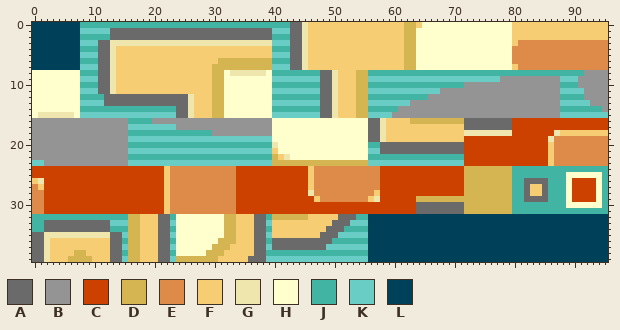
One commit to this sprite sheet: graphics/bag/menu.png. The picture above is the old version.
The file is 96x40 pixels.
Palette (. is transparent): A #6a6a6a  B #949494  C #cd4100  D #d5b452  E #de8b4a  F #f6cd73  G #eee6ac  H #ffffcd  J #41b4a4  K #6acdc5  L #00415a
Pixels before (only the part around the change), first column x 0:
 0 LLLLLLLLJJJJJJJJJJJJJJJJJJJJJJJJJJJJJJJJJJJAAGFFFFFFFFFFFFFFFFDDFHHHHHHHHHHHHHHHFFFFFFFFFFFFFFFF
 1 LLLLLLLLKKKKKAAAAAAAAAAAAAAAAAAAAAAAAAAAKKKAAGFFFFFFFFFFFFFFFFDDHHHHHHHHHHHHHHHHFFFFFFFFFFFFFFFF
 2 LLLLLLLLJJJJJAAAAAAAAAAAAAAAAAAAAAAAAAAAJJJAAGFFFFFFFFFFFFFFFFDDHHHHHHHHHHHHHHHHFFFFFFFFFFFFFFFF
 3 LLLLLLLLKKKAAGGGGGGGGGGGGGGGGGGGGGGGGGGGKKKAAGFFFFFFFFFFFFFFFFDDHHHHHHHHHHHHHHHHFEEEEEEEEEEEEEEE
 4 LLLLLLLLJJJAAGFFFFFFFFFFFFFFFFFFFFFFFFFFJJJAAGFFFFFFFFFFFFFFFFDDHHHHHHHHHHHHHHHHEEEEEEEEEEEEEEEE
 5 LLLLLLLLKKKAAGFFFFFFFFFFFFFFFFFFFFFFFFFFKKKAAGFFFFFFFFFFFFFFFFDDHHHHHHHHHHHHHHHHEEEEEEEEEEEEEEEE
 6 LLLLLLLLJJJAAGFFFFFFFFFFFFFFFFFDDDDDDDDDJJJAAGFFFFFFFFFFFFFFFFDDHHHHHHHHHHHHHHHHEEEEEEEEEEEEEEEE
 7 LLLLLLLLKKKAAGFFFFFFFFFFFFFFFFDDDDDDDDDDKKKAAGFFFFFFFFFFFFFFFFDDHHHHHHHHHHHHHHHHFEEEEEEEEEEEEEEE
 8 HHHHHHHHJJJAAGFFFFFFFFFFFFFFFFDDHGGGGGGHJJJJJJJJAAGFFFDDJJJJJJJJJJJJJJJJJJJJJJJJJJJJJJJJJJJJBBBB
 9 HHHHHHHHKKKAAGFFFFFFFFFFFFFFFFDDHHHHHHHHKKKKKKKKAAGFFFDDKKKKKKKKKKKKKKKKKKKKKKBBBBBBBBBBKKKBBBBB
10 HHHHHHHHJJJAAGFFFFFFFFFFFFFFFFDDHHHHHHHHJJJJJJJJAAGFFFDDJJJJJJJJJJJJJJJJBBBBBBBBBBBBBBBBJJJBBBBB
11 HHHHHHHHKKKAAGFFFFFFFFFFFFFFFFDDHHHHHHHHKKKKKKKKAAGFFFDDKKKKKKKKKKKKBBBBBBBBBBBBBBBBBBBBKKKKBBBB
12 HHHHHHHHJJJJAAAAAAAAAAAAAAGFFFDDHHHHHHHHJJJJJJJJAAGFFFDDJJJJJJJJJJBBBBBBBBBBBBBBBBBBBBBBJJJJBBBB
13 HHHHHHHHKKKKAAAAAAAAAAAAAAGFFFDDHHHHHHHHKKKKKKKKAAGFFFDDKKKKKKKBBBBBBBBBBBBBBBBBBBBBBBBBKKKKKBBB
14 HHHHHHHHJJJJJJJJJJJJJJJJAAGFFFDDHHHHHHHHJJJJJJJJAAGFFFDDJJJJJBBBBBBBBBBBBBBBBBBBBBBBBBBBJJJJJJJB
15 HGGGGGGHKKKKKKKKKKKKKKKKAAGFFFDDHHHHHHHHKKKKKKKKAAGFFFDDKKKKBBBBBBBBBBBBBBBBBBBBBBBBBBBBKKKKKKKK
16 BBBBBBBBBBBBBBBBJJJJBBBBBBBBBBBBBBBBBBBBHHHHHHHHHHHHHHHHAAGFFFFDDDDDDDDDAAAAAAAACCCCCCCCCCCCCCCC
17 BBBBBBBBBBBBBBBBKKKKKKKKBBBBBBBBBBBBBBBBHHHHHHHHHHHHHHHHAAGFFFFFFFFFFFFFAAAAAAAACCCCCCCCCCCCCCCC
18 BBBBBBBBBBBBBBBBJJJJJJJJJJJJJJBBBBBBBBBBHHHHHHHHHHHHHHHHAAGFFFFFFFFFFFFFGGGGGGGGCCCCCCCGFFFFFFFF
19 BBBBBBBBBBBBBBBBKKKKKKKKKKKKKKKKKKKKKKKKHHHHHHHHHHHHHHHHAAGFFFFFFFFFFFFFCCCCCCCCCCCCCCGEEEEEEEEE
20 BBBBBBBBBBBBBBBBJJJJJJJJJJJJJJJJJJJJJJJJGHHHHHHHHHHHHHHHJJAAAAAAAAAAAAAACCCCCCCCCCCCCCFEEEEEEEEE
21 BBBBBBBBBBBBBBBBKKKKKKKKKKKKKKKKKKKKKKKKFHHHHHHHHHHHHHHHKKAAAAAAAAAAAAAACCCCCCCCCCCCCCFEEEEEEEEE
22 BBBBBBBBBBBBBBBBJJJJJJJJJJJJJJJJJJJJJJJJDFGHHHHHHHHHHHHHJJJJJJJJJJJJJJJJCCCCCCCCCCCCCCFEEEEEEEEE
23 KKBBBBBBBBBBBBBBKKKKKKKKKKKKKKKKKKKKKKKKDDDDDDDDDDDDDDDDKKKKKKKKKKKKKKKKCCCCCCCCCCCCCCFEEEEEEEEE
24 CCCCCCCCCCCCCCCCCCCCCCFEEEEEEEEEEECCCCCCCCCCCCFEEEEEEEEEEECCCCCCCCCCCCCCDDDDDDDDJJJJJJJJJJJJJJJJ
25 CCCCCCCCCCCCCCCCCCCCCCFEEEEEEEEEEECCCCCCCCCCCCFEEEEEEEEEEECCCCCCCCCCCCCCDDDDDDDDJJJJJJJJJHHHHHHJ
26 FGCCCCCCCCCCCCCCCCCCCCFEEEEEEEEEEECCCCCCCCCCCCFEEEEEEEEEEECCCCCCCCCCCCCCDDDDDDDDJJAAAAJJJHCCCCHJ
27 EFCCCCCCCCCCCCCCCCCCCCFEEEEEEEEEEECCCCCCCCCCCCFEEEEEEEEEEECCCCCCCCCCCCCCDDDDDDDDJJAFFAJJJHCCCCHJ
28 EECCCCCCCCCCCCCCCCCCCCFEEEEEEEEEEECCCCCCCCCCCCGEEEEEEEEEEFCCCCCCCCCCCCCCDDDDDDDDJJAFFAJJJHCCCCHJ
29 EECCCCCCCCCCCCCCCCCCCCFEEEEEEEEEEECCCCCCCCCCCCCFEEEEEEEEFGCCCCCCDDDDDDDDDDDDDDDDJJAAAAJJJHCCCCHJ
30 EECCCCCCCCCCCCCCCCCCCCFEEEEEEEEEEECCCCCCCCCCCCCCCCCCCCCCCCCCCCCCAAAAAAAADDDDDDDDJJJJJJJJJHHHHHHJ
31 EECCCCCCCCCCCCCCCCCCCCFEEEEEEEEEEECCCCCCCCCCCCCCCCCCCCCCCCCCCCCCAAAAAAAADDDDDDDDJJJJJJJJJJJJJJJJ
32 JJJJJJJJJJJJJJJJDDFFFAAJHHHHHHHHDDFFFAAJDDDDDDFFFFFAAAJJLLLLLLLLLLLLLLLLLLLLLLLLLLLLLLLLLLLLLLLL
33 JJAAAAAAAAAAAKKKDDFFFAAKHHHHHHHHDDFFFAAKFFFFFFFFFFAAAKKKLLLLLLLLLLLLLLLLLLLLLLLLLLLLLLLLLLLLLLLL
34 JJAAAAAAAAAAAJJJDDFFFAAJHHHHHHHHDDFFFAAJFFFFFFFFFAAAJJJJLLLLLLLLLLLLLLLLLLLLLLLLLLLLLLLLLLLLLLLL
35 AAGGGGGGGGGGGAAKDDFFFAAKHHHHHHHHDDFFFAAKFFFFFFFFAAAKKKKKLLLLLLLLLLLLLLLLLLLLLLLLLLLLLLLLLLLLLLLL
36 AAGFFFFFFFFFFAAJDDFFFAAJHHHHHHHDDDFFFAAJAAAAAAAAAAJJJJJJLLLLLLLLLLLLLLLLLLLLLLLLLLLLLLLLLLLLLLLL
37 AAGFFFFFFFFFFAAKDDFFFAAKHHHHHHDDDFFFFAAKAAAAAAAAAKKKKKKKLLLLLLLLLLLLLLLLLLLLLLLLLLLLLLLLLLLLLLLL
38 AAGFFFFDDFFFFAAJDDFFFAAJHHHHHDDDFFFFFAAJJJJJJJJJJJJJJJJJLLLLLLLLLLLLLLLLLLLLLLLLLLLLLLLLLLLLLLLL
39 AAGFFFDDDDFFFAAKDDFFFAAKDDDDDDDFFFFFAAAKKKKKKKKKKKKKKKKKLLLLLLLLLLLLLLLLLLLLLLLLLLLLLLLLLLLLLLLL
Now the later version:
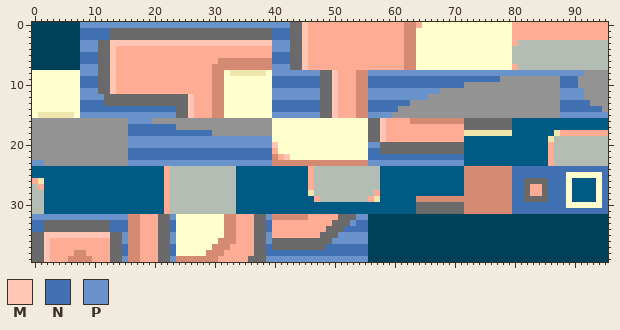
Colours new in this view: M #ffc5b5  N #4271b3  P #6a93cc
Diff:
colour C: #cd4100 -> #005a83
colour D: #d5b452 -> #d58b73
colour E: #de8b4a -> #b4bdb4
colour F: #f6cd73 -> #ffac94
Changed rows in their new state; - is a pixel that keeps its letter.
first column x 0:
 0 --------PPPPPPPPPPPPPPPPPPPPPPPPPPPPPPPPPPP--M--------------------------------------------------
 1 --------NNNNN---------------------------NNN--M--------------------------------------------------
 2 --------NNNNN---------------------------NNN--M--------------------------------------------------
 3 --------PPP--MMMMMMMMMMMMMMMMMMMMMMMMMMMPPP--M--------------------------------------------------
 4 --------PPP--M--------------------------PPP--M--------------------------------------------------
 5 --------NNN--M--------------------------NNN--M--------------------------------------------------
 6 --------NNN--M--------------------------NNN--M--------------------------------------------------
 7 --------PPP--M--------------------------PPP--M--------------------------------------------------
 8 --------PPP--M--------------------------PPPPPPPP--M-----PPPPPPPPPPPPPPPPPPPPPPPPPPPPPPPPPPPP----
 9 --------NNN--M--------------------------NNNNNNNN--M-----NNNNNNNNNNNNNNNNNNNNNN----------NNN-----
10 --------NNN--M--------------------------NNNNNNNN--M-----NNNNNNNNNNNNNNNN----------------NNN-----
11 --------PPP--M--------------------------PPPPPPPP--M-----PPPPPPPPPPPP--------------------PPPP----
12 --------PPPP--------------M-------------PPPPPPPP--M-----PPPPPPPPPP----------------------PPPP----
13 --------NNNN--------------M-------------NNNNNNNN--M-----NNNNNNN-------------------------NNNNN---
14 --------NNNNNNNNNNNNNNNN--M-------------NNNNNNNN--M-----NNNNN---------------------------NNNNNNN-
15 --------PPPPPPPPPPPPPPPP--M-------------PPPPPPPP--M-----PPPP----------------------------PPPPPPPP
16 ----------------PPPP--------------------------------------M-------------------------------------
17 ----------------NNNNNNNN----------------------------------M-------------------------------------
18 ----------------NNNNNNNNNNNNNN----------------------------M-------------------------------------
19 ----------------PPPPPPPPPPPPPPPPPPPPPPPP------------------M-------------------------------------
20 ----------------PPPPPPPPPPPPPPPPPPPPPPPPM---------------PP--------------------------------------
21 ----------------NNNNNNNNNNNNNNNNNNNNNNNN----------------NN--------------------------------------
22 ----------------NNNNNNNNNNNNNNNNNNNNNNNN--M-------------NNNNNNNNNNNNNNNN------------------------
23 PP--------------PPPPPPPPPPPPPPPPPPPPPPPP----------------PPPPPPPPPPPPPPPP------------------------
24 --------------------------------------------------------------------------------NNNNNNNNNNNNNNNN
25 --------------------------------------------------------------------------------NNNNNNNNN------N
26 --------------------------------------------------------------------------------NN----NNN------N
27 --------------------------------------------------------------------------------NN----NNN------N
28 --------------------------------------------------------------------------------NN----NNN------N
29 --------------------------------------------------------------------------------NN----NNN------N
30 --------------------------------------------------------------------------------NNNNNNNNN------N
31 --------------------------------------------------------------------------------NNNNNNNNNNNNNNNN
32 PPPPPPPPPPPPPPPP-------P---------------P--------------PP----------------------------------------
33 NN-----------NNN-------N---------------N-------------PNN----------------------------------------
34 NN-----------NNN-------N---------------N------------NNNN----------------------------------------
35 --MMMMMMMMMMM--P-------P---------------P-----------PPPPP----------------------------------------
36 --M------------P-------P---------------P----------PPPPPP----------------------------------------
37 --M------------N-------N---------------N---------NNNNNNN----------------------------------------
38 --M------------N-------N---------------NNNNNNNNNNNNNNNNN----------------------------------------
39 --M------------P-------P---------------PPPPPPPPPPPPPPPPP----------------------------------------
Where, in picture pixels (left, top, right, bottom), the same in both pictures:
changed: (32, 22, 608, 262)
